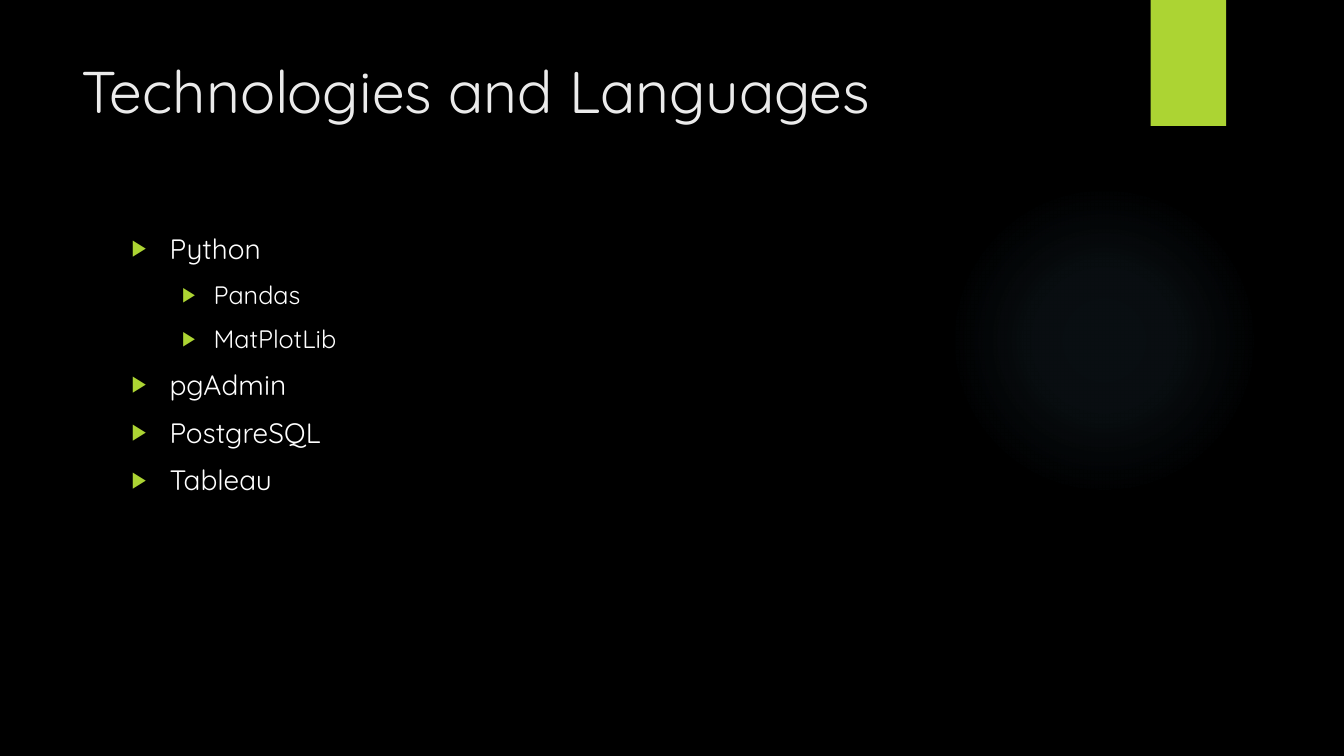
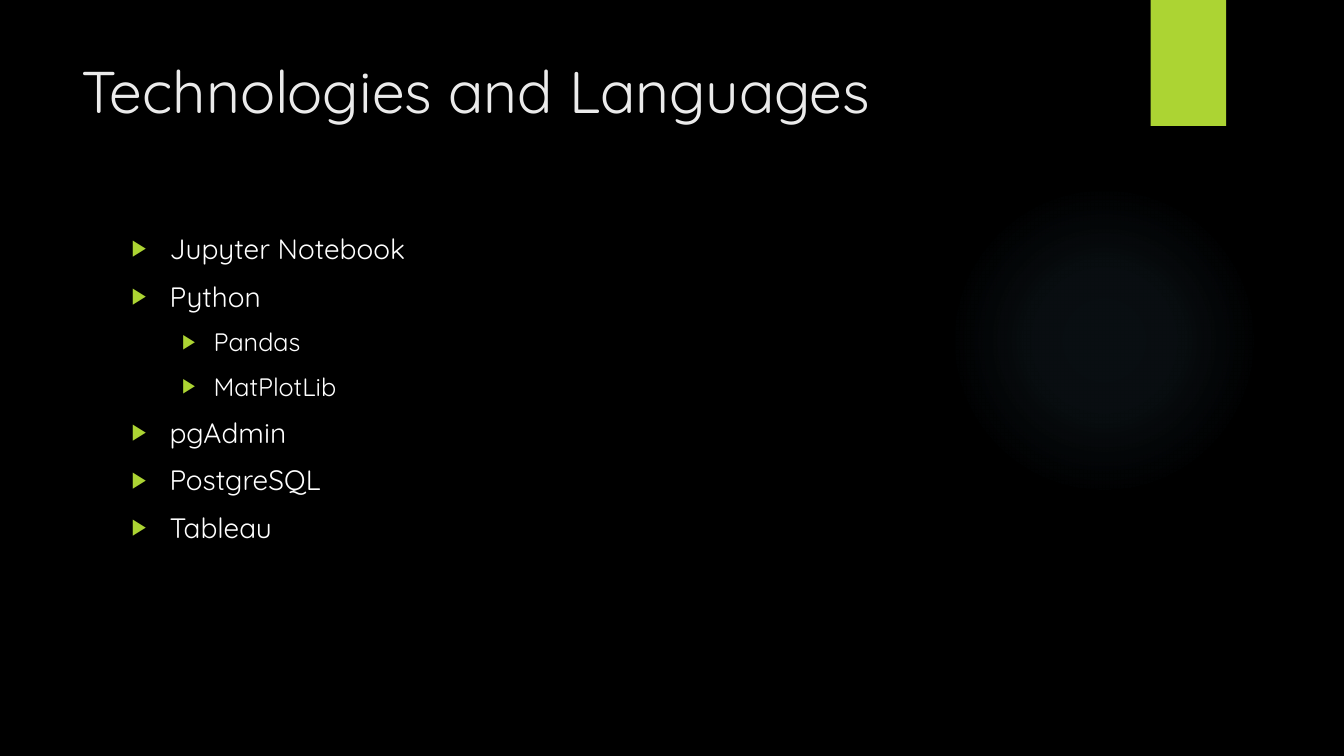
Before and after one commit to johnsetzer3/Disease_Prediction, a slide deck: slide 4 of Team_Code Blue Final Project.pptx. Drawn at 1344x756 pixels with LibreOffice and Linux fonts; fonts in the diff are those of the drawing; background and template pictures are left out. Boxes give left, top, right and bottom in pixels: in the first picture for what was removed or moved away, otherwise in the second. Text is boxed around its words. In the diff, an @@ line names an element or a change of style, - is before the commit and + after.

```diff
--- a/Team_Code Blue Final Project.pptx
+++ b/Team_Code Blue Final Project.pptx
@@ text at [170, 238, 405, 265]: paragraph added @@
+▶ Jupyter Notebook
```
Also in this commit, not shown: 3 other slides changed, 4 slides added, 1 other file.
